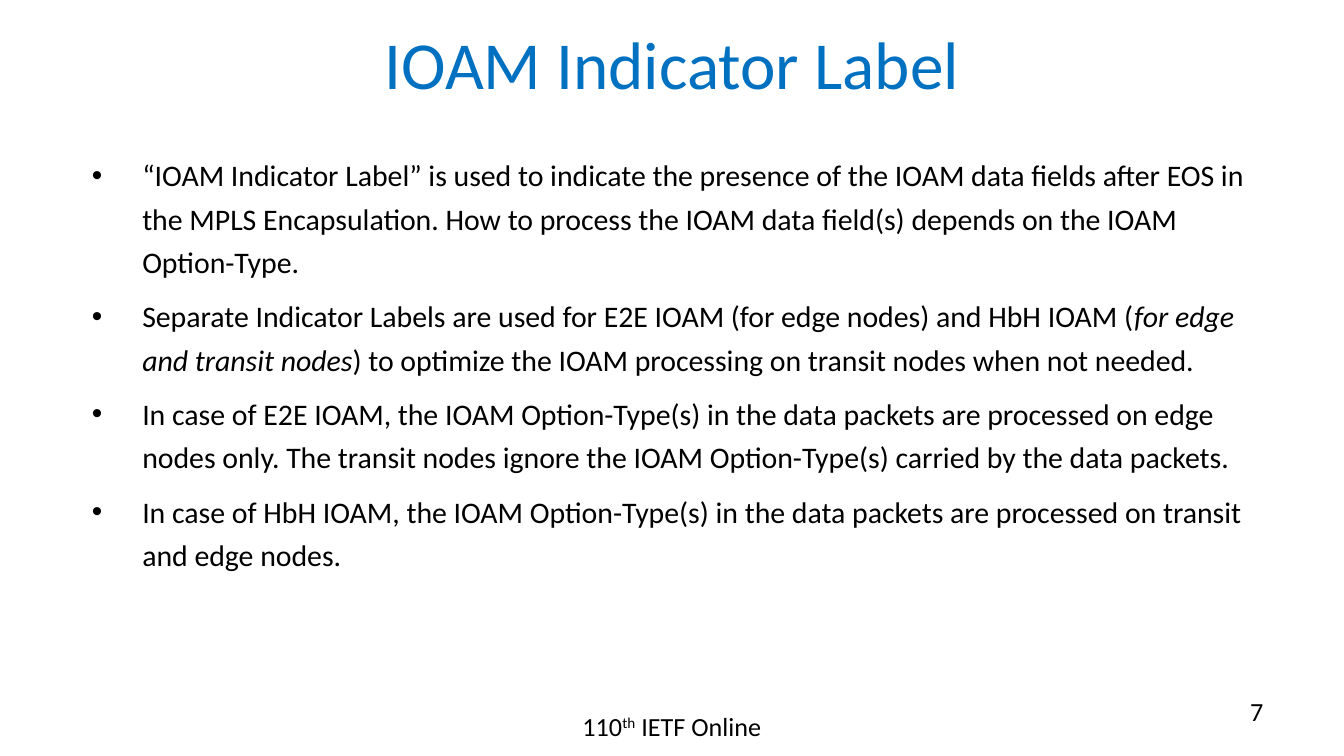
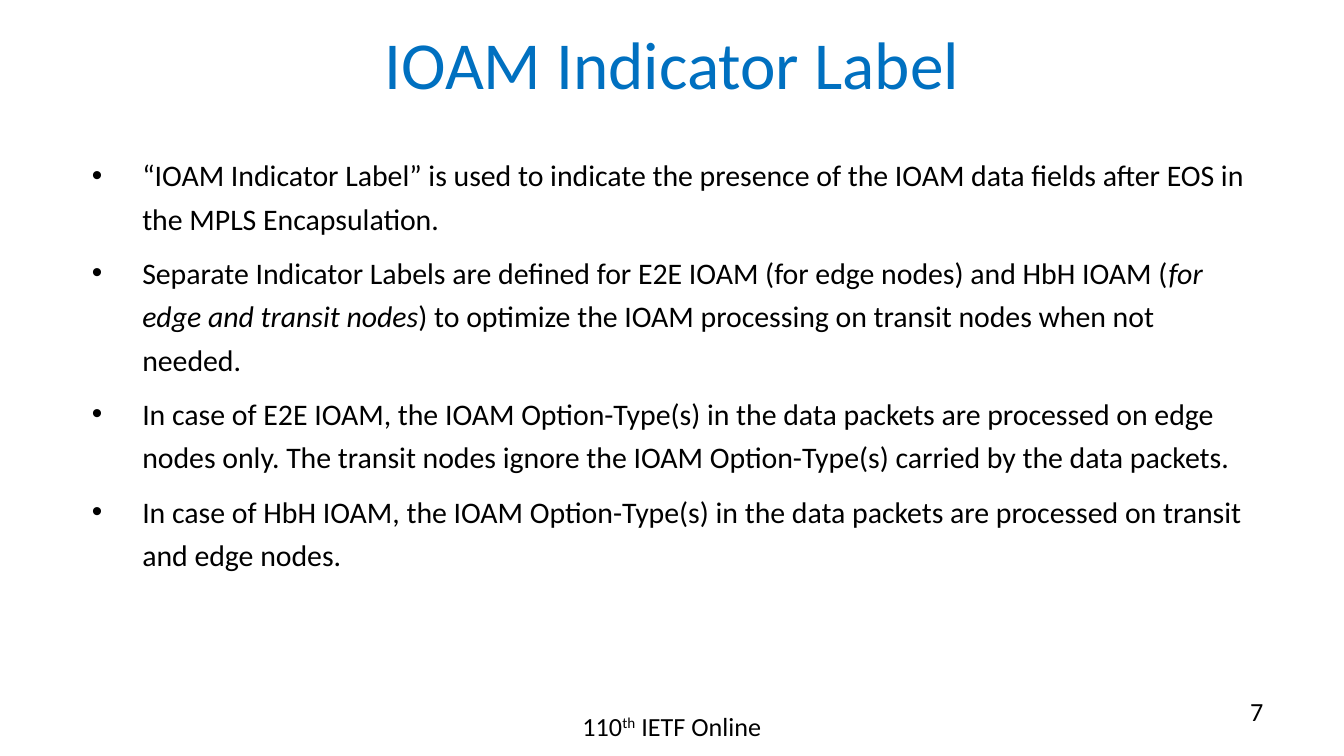
Before and after one commit to rakgandhi/ietf-slides, a slide deck: slide 7 of draft-gandhi-mpls-ioam-sr-05.pptx. Drawn at 1344x756 pixels with LibreOffice and Linux fonts; fonts in the diff are those of the drawing. Boxes give left, top, right and bottom in pixels: in the first picture for what was removed or moved away, otherwise in the second. Text is boxed around its words. In the diff, an @@ line names an element or a change of style, - is before the commit and + after.

```diff
--- a/draft-gandhi-mpls-ioam-sr-05.pptx
+++ b/draft-gandhi-mpls-ioam-sr-05.pptx
@@ text at bbox=[142, 164, 1244, 372]: text changed @@
-• “IOAM Indicator Label” is used to indicate the presence of the IOAM data fields after EOS in the MPLS Encapsulation. How to process the IOAM data field(s) depends on the IOAM Option-Type.
-• Separate Indicator Labels are used for E2E IOAM (for edge nodes) and HbH IOAM (for edge and transit nodes) to optimize the IOAM processing on transit nodes when not needed.
+• “IOAM Indicator Label” is used to indicate the presence of the IOAM data fields after EOS in the MPLS Encapsulation.
+• Separate Indicator Labels are defined for E2E IOAM (for edge nodes) and HbH IOAM (for edge and transit nodes) to optimize the IOAM processing on transit nodes when not needed.
```
Also in this commit, not shown: 7 other slides changed, 1 other file.
